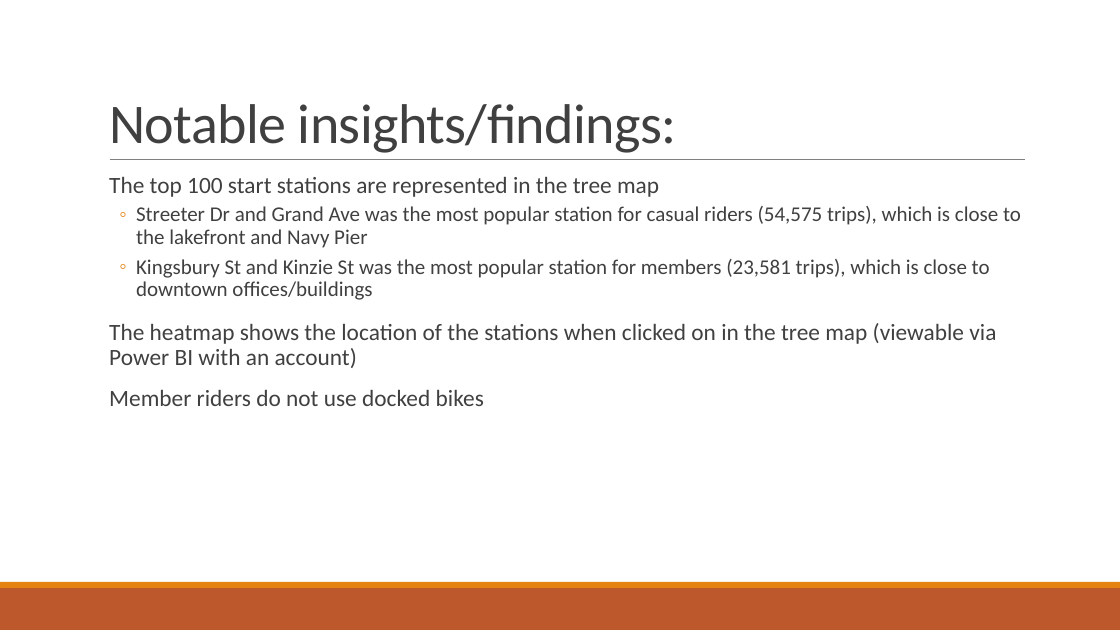
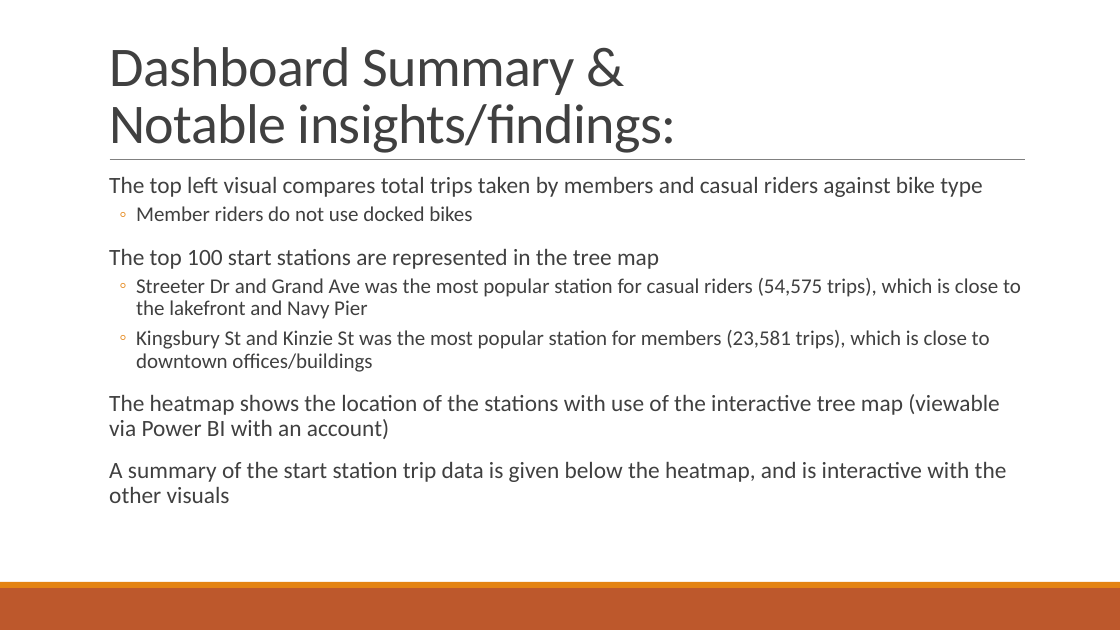
Before and after one commit to jesse-richardville/Cyclistic-Case-Study, a slide deck: slide 11 of Final Report-Capstone Presentation.pptx (slide 9 before the commit). Drawn at 1120x630 pixels with LibreOffice and Linux fonts; fonts in the diff are those of the drawing. Boxes give left, top, right and bottom in pixels: in the first picture for what was removed or moved away, otherwise in the second. Text is boxed around its words. In the diff, an @@ line names an element or a change of style, - is before the commit and + after.

```diff
--- a/Final Report-Capstone Presentation.pptx
+++ b/Final Report-Capstone Presentation.pptx
@@ title at (109, 47, 677, 153): text changed @@
-Notable insights/findings:
+Dashboard Summary &
+Notable insights/findings:
@@ text at (109, 177, 982, 221): paragraphs added @@
+  The top left visual compares total trips taken by members and casual riders against bike type
+  ◦ Member riders do not use docked bikes
@@ text at (109, 394, 1007, 503): text changed @@
-  The heatmap shows the location of the stations when clicked on in the tree map (viewable via Power BI with an account)
-  Member riders do not use docked bikes
+  The heatmap shows the location of the stations with use of the interactive tree map (viewable via Power BI with an account)
+  A summary of the start station trip data is given below the heatmap, and is interactive with the other visuals
```
Also in this commit, not shown: 6 other slides changed, 2 slides added.
